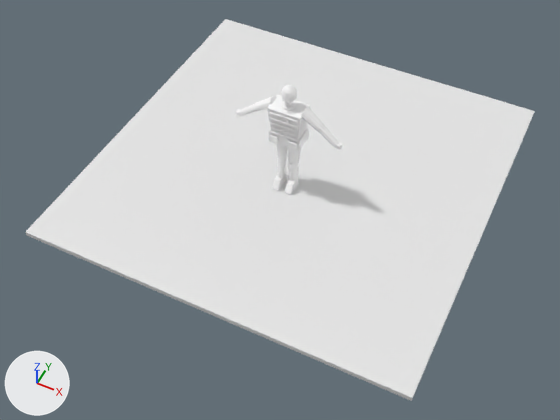
One commit to the Blender file ArtSource/Pedestrians/Blender/WeighbridgeAttendant3D.blend: the scene before it, then after it.
Before and after are seen from a camera (50 mm lens) standing at (3.33, -6.9, 7.98) and looking at (0.15, -0.56, 0.05). The lights are fixed; the arrows at lower left show +X, +Y and +Z. The first picture is the older version.

Objects in the first picture: 'CLO_JacketChest', 'PreviewGround' and 20 more.
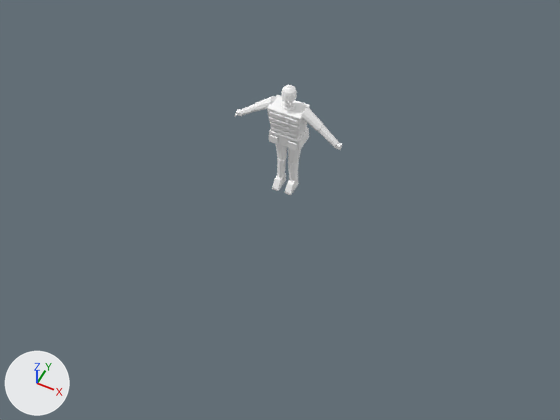
Changed parts and their boxes (x1, y1, x2, y2) in the pictures (560 x 420 px):
'PreviewGround', deleted
    before: (25, 19, 535, 401)

The change, as a list of edits to the scene's bpy script:
```text
Remove ob_previewground:
    ob_previewground = bpy.data.objects.new('PreviewGround', me_previewground_mesh)
    ob_previewground.location = (0.0, 0.0, 0.0)
```
